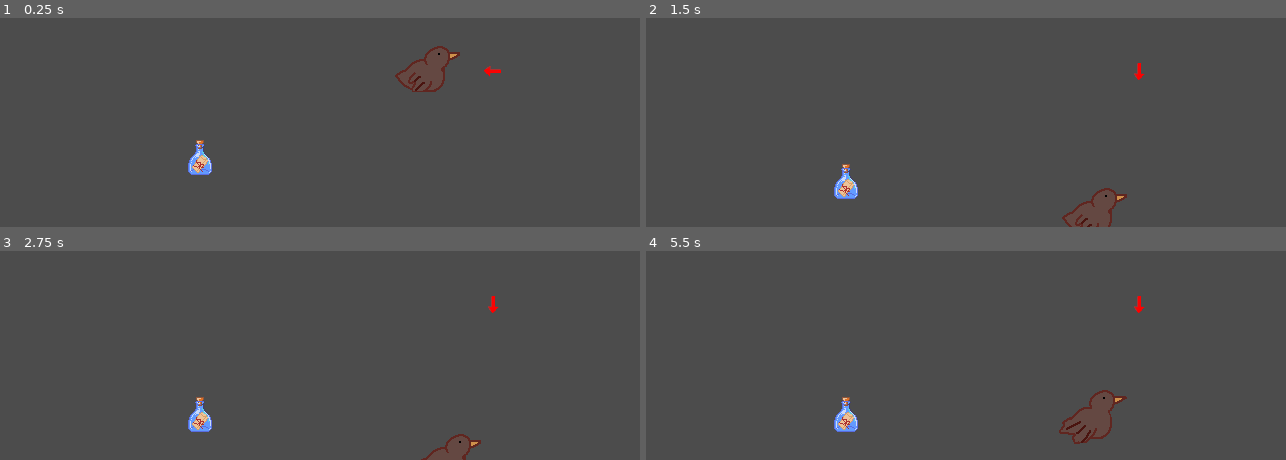
Above: before the commit, frames 1-4 (two rows, left to right).
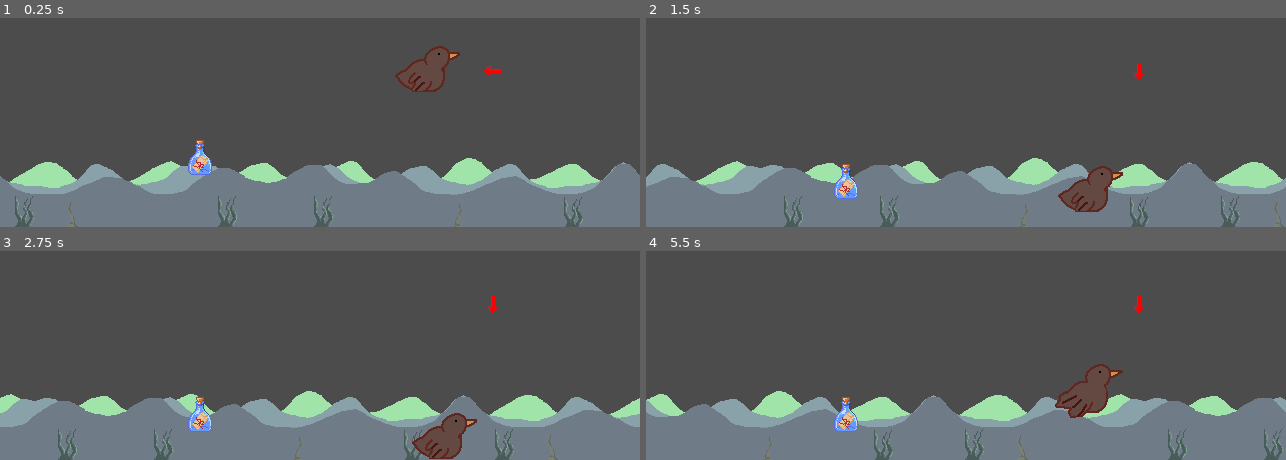
Above: after the commit, the same moments.

Repository: Jerome-M-StMartin/gamejam2022
Game: Godot game, scene res://Scenes/Root.tscn
Same seed, same stepped clock (60 frames per second), same inputs: the game is played once before the commit and once after it.
Inputs:
- Up to frame 1 (0.25 s): no input
- Up to frame 2 (1.5 s): hold Right (ui_right) 0.53-1.28 s; hold Down (ui_down) from 1.28 s (still down)
- Up to frame 3 (2.75 s): release Down (ui_down) at 2.03 s; hold Right (ui_right) from 2.03 s (still down)
- Up to frame 4 (5.5 s): release Right (ui_right) at 2.78 s; hold Up (ui_up) 2.78-3.53 s; hold Left (ui_left) 3.53-5.03 s; hold Down (ui_down) from 5.03 s (still down)

The runs differ from the first frame. In frame 1, 27% of the frame differs, in the area x 0-100%, y 66-100%; in frame 2, 26%; in frame 3, 26%; in frame 4, 27%, in the area x 0-100%, y 54-100%.
Error before the commit: Attempt to call function 'get_size' in base 'null instance' on a null instance. (res://Scripts/waves.gd:13)

Commit message:
wave images attached

Diff:
--- a/Scenes/Pidgeon.tscn
+++ b/Scenes/Pidgeon.tscn
@@ -1,8 +1,7 @@
-[gd_scene load_steps=12 format=2]
+[gd_scene load_steps=11 format=2]
 
 [ext_resource path="res://Scripts/pidgeon.gd" type="Script" id=1]
 [ext_resource path="res://Assets/bird-Sheet.png" type="Texture" id=2]
-[ext_resource path="res://Assets/bottle.png" type="Texture" id=3]
 
 [sub_resource type="AtlasTexture" id=3]
 flags = 4
--- a/Scenes/Root.tscn
+++ b/Scenes/Root.tscn
@@ -1,7 +1,8 @@
-[gd_scene load_steps=7 format=2]
+[gd_scene load_steps=8 format=2]
 
 [ext_resource path="res://Scenes/SpeedIndicator.tscn" type="PackedScene" id=1]
 [ext_resource path="res://Scenes/Pidgeon.tscn" type="PackedScene" id=2]
+[ext_resource path="res://Assets/waves.png" type="Texture" id=3]
 [ext_resource path="res://Scripts/waves.gd" type="Script" id=4]
 [ext_resource path="res://Scenes/Bottle.tscn" type="PackedScene" id=5]
 [ext_resource path="res://Assets/Brave New Ocean Loopable.ogg" type="AudioStream" id=6]
@@ -21,11 +22,13 @@
 [node name="Ocean" type="Sprite" parent="."]
 position = Vector2( 320, 180 )
 z_index = -1
+texture = ExtResource( 3 )
 script = ExtResource( 4 )
 scroll_speed = 64
 
 [node name="Sprite" type="Sprite" parent="Ocean"]
 position = Vector2( 640, 0 )
+texture = ExtResource( 3 )
 
 [node name="AudioStreamPlayer" type="AudioStreamPlayer" parent="."]
 stream = ExtResource( 6 )
--- a/Scripts/pidgeon.gd
+++ b/Scripts/pidgeon.gd
@@ -47,7 +47,7 @@
 								clamp(self.linear_velocity[0], -MAX_VEL, MAX_VEL),
 								clamp(self.linear_velocity[1], -MAX_VEL, MAX_VEL)
 							)
-	if position.y >= get_viewport().size.y - 15: #Keep us above the water
+	if position.y >= get_viewport().size.y - 35: #Keep us above the water
 		if !mode == MODE_KINEMATIC:
 			mode = MODE_KINEMATIC
 			linear_damp = 100
